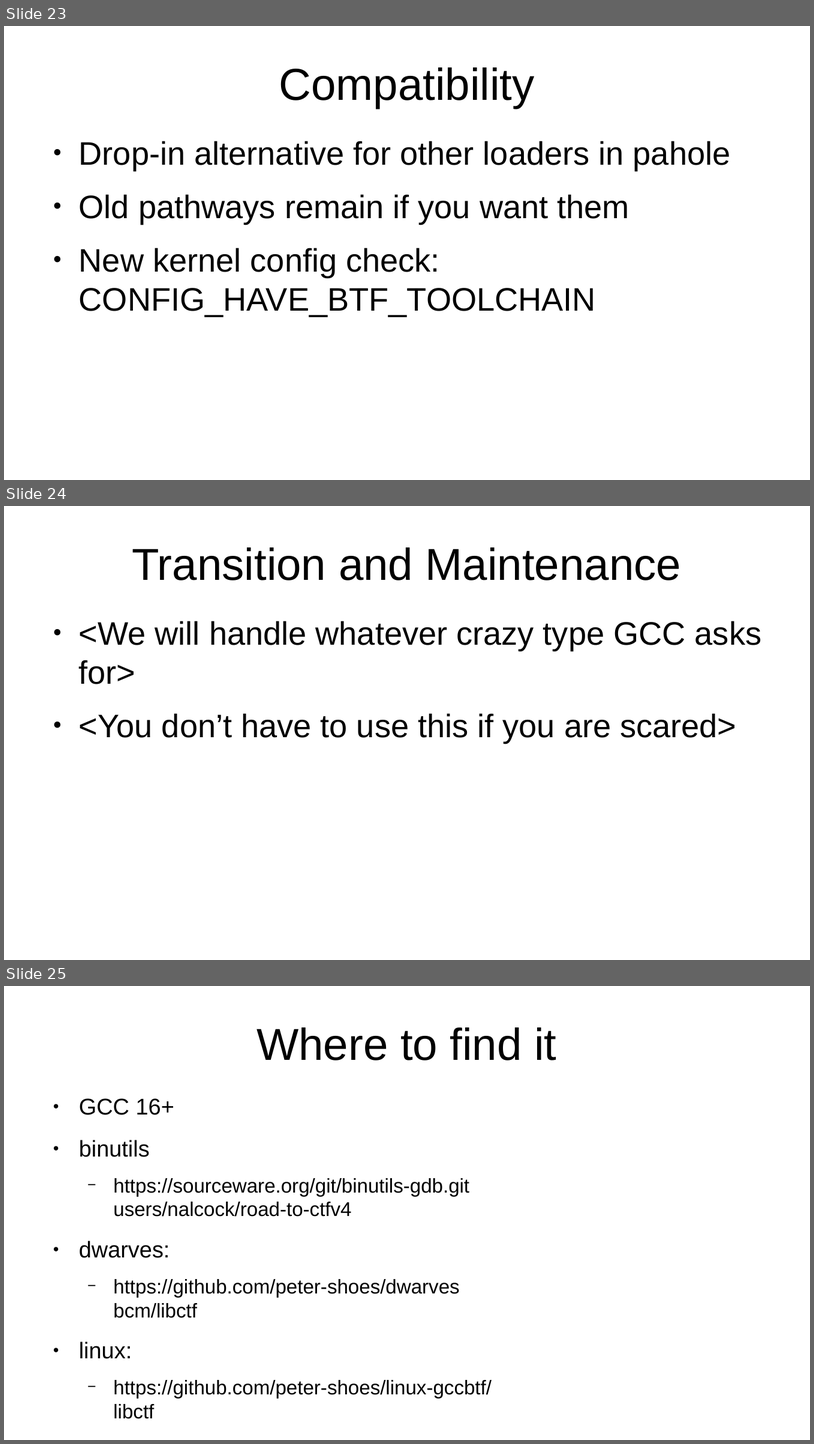
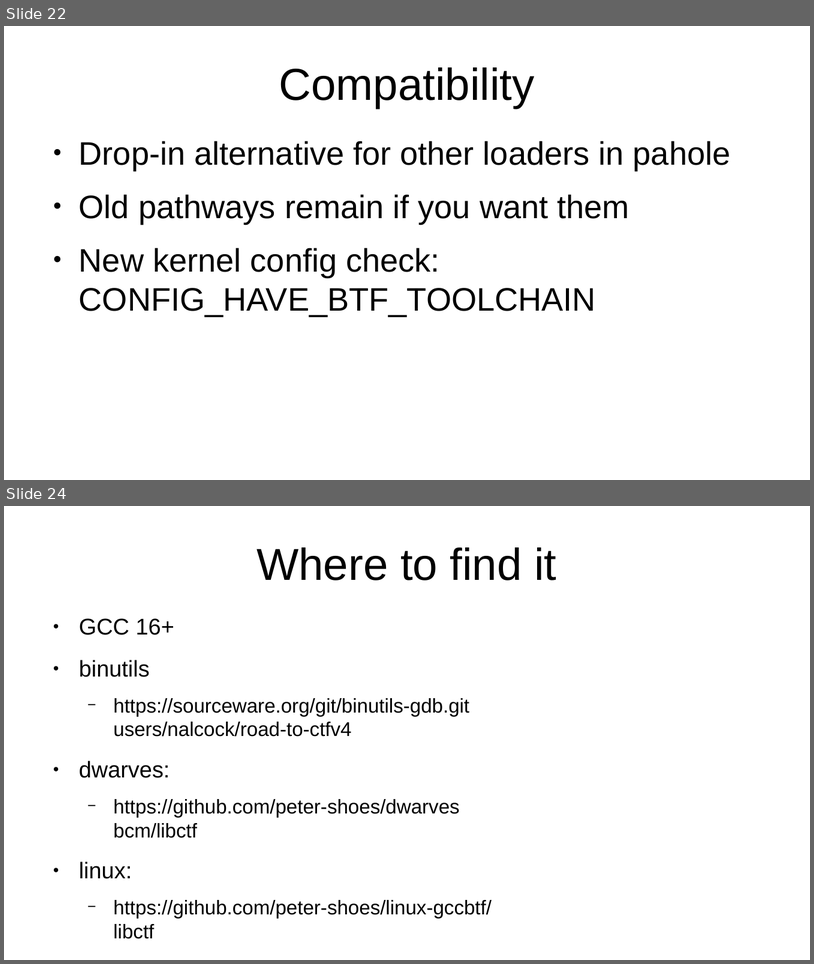
Before and after one commit to peter-shoes/lsfmm_slides, a slide deck: ctf_lsfmm.odp. Shown one above the other, each under a label of ours: slides 23, 24 and 25 before the commit, slides 22 and 24 after it; the slides between them are not shown. The pictures are 814x1444 and 814x964 pixels, drawn with LibreOffice and Linux fonts; fonts in the diff are those of the drawing. Boxes give left, top, right and bottom in pixels: in the first picture for what was removed or moved away, otherwise in the second. Text is boxed around its words. In the diff, an @@ line names an element or a change of style, - is before the commit and + after.

```diff
--- a/ctf_lsfmm.odp
+++ b/ctf_lsfmm.odp
@@ slide 24 removed at [4,506,810,960], background #FFFFFF @@
@@ title removed at [132,547,681,580] @@
-Transition and Maintenance
@@ text removed at [79,621,762,742] @@
-● <We will handle whatever crazy type GCC asks for>
-● <You don’t have to use this if you are scared>
@@ what was slide 23 is now slide 22 @@
@@ what was slide 25 is now slide 24 @@
```
Also in this commit, not shown: 10 slides changed, 1 slide added, 1 other slide removed.
